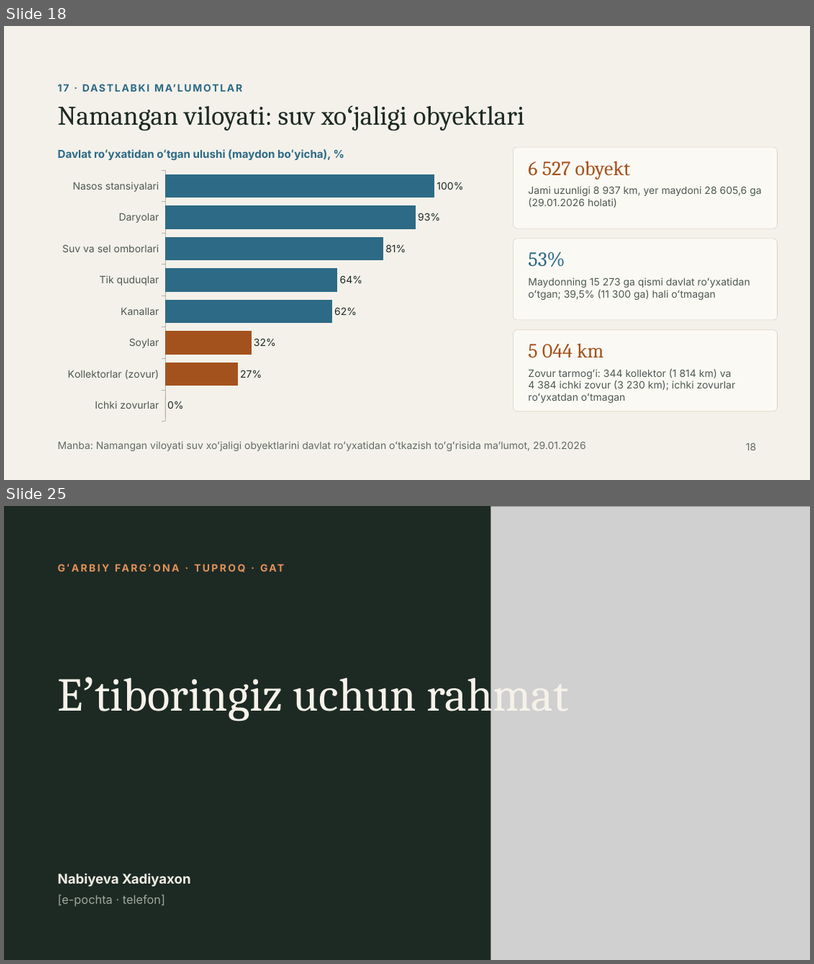
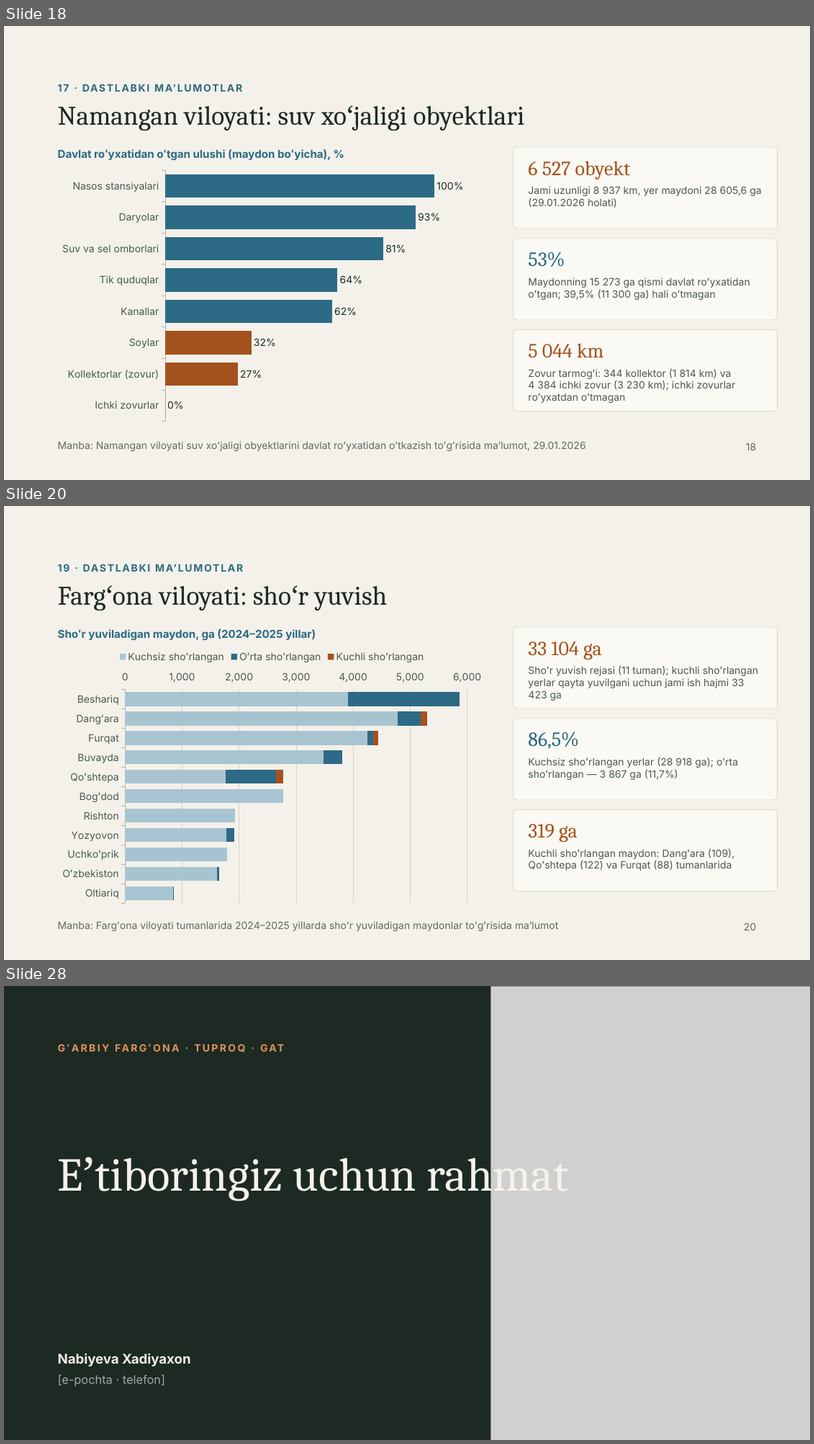
Before and after one commit to Rasuljon007/mirzohid-loyiha, a slide deck: Garbiy_Farg_ona_tuproqlari_GAT_asosida_bashoratlash.pptx. Shown one above the other, each under a label of ours: slides 18 and 25 before the commit, slides 18, 20 and 28 after it; the slides between them are not shown. The pictures are 814x964 and 814x1444 pixels, drawn with LibreOffice and Linux fonts; fonts in the diff are those of the drawing; grey boxes stand for pictures. Boxes give left, top, right and bottom in pixels: in the first picture for what was removed or moved away, otherwise in the second. Text is boxed around its words. In the diff, an @@ line names an element or a change of style, - is before the commit and + after.

```diff
--- a/Garbiy_Farg_ona_tuproqlari_GAT_asosida_bashoratlash.pptx
+++ b/Garbiy_Farg_ona_tuproqlari_GAT_asosida_bashoratlash.pptx
@@ slide 20 added at bbox=[4, 506, 810, 960], background #F4F1EA @@
@@ text added at bbox=[58, 560, 778, 576], 12 pt, text #2C6A85, bold @@
+19 · DASTLABKI MAʼLUMOTLAR
@@ title added at bbox=[160, 586, 387, 610], 32 pt, text #1D2A24 @@
+Fargʻona viloyati: shoʻr yuvish
@@ text added at bbox=[58, 628, 316, 641], 13 pt, text #2C6A85, bold @@
+Shoʻr yuviladigan maydon, ga (2024–2025 yillar)
@@ rounded rectangle added at bbox=[513, 627, 778, 708], fill #FBF9F4, outline #D9D2C3 0.5 pt @@
@@ bar stacked chart added at bbox=[54, 644, 491, 908] @@
+categories: Beshariq, Dangʻara, Furqat, Buvayda, Qoʻshtepa, Bogʻdod, Rishton, Yozyovon, Uchkoʻprik, Oʻzbekiston, Oltiariq
+Kuchsiz shoʻrlangan: 3900, 4800, 4300, 3500, 1800, 2800, 1900, 1800, 1800, 1600, 800
+Oʻrta shoʻrlangan: 1900, 400, 100, 300, 900, 0, 0, 100, 0, 0, 0
+Kuchli shoʻrlangan: 0, 100, 100, 0, 100, 0, 0, 0, 0, 0, 0
@@ text added at bbox=[528, 641, 602, 659], 24 pt, text #A4521D @@
+33 104 ga
@@ text added at bbox=[528, 665, 759, 700], 12 pt, text #4C5852 @@
+Shoʻr yuvish rejasi (11 tuman); kuchli shoʻrlangan yerlar qayta yuvilgani uchun jami ish hajmi 33 423 ga
@@ rounded rectangle added at bbox=[513, 718, 778, 800], fill #FBF9F4, outline #D9D2C3 0.5 pt @@
@@ text added at bbox=[528, 731, 579, 749], 24 pt, text #2C6A85 @@
+86,5%
@@ text added at bbox=[528, 757, 738, 780], 12 pt, text #4C5852 @@
+Kuchsiz shoʻrlangan yerlar (28 918 ga); oʻrta shoʻrlangan — 3 867 ga (11,7%)
@@ rounded rectangle added at bbox=[513, 810, 778, 891], fill #FBF9F4, outline #D9D2C3 0.5 pt @@
@@ text added at bbox=[528, 824, 578, 842], 24 pt, text #A4521D @@
+319 ga
@@ text added at bbox=[528, 848, 735, 870], 12 pt, text #4C5852 @@
+Kuchli shoʻrlangan maydon: Dangʻara (109), Qoʻshtepa (122) va Furqat (88) tumanlarida
@@ text added at bbox=[58, 921, 558, 931], 12 pt, text #5F6B64 @@
+Manba: Fargʻona viloyati tumanlarida 2024–2025 yillarda shoʻr yuviladigan maydonlar toʻgʻrisida maʼlumot
@@ text added at bbox=[744, 923, 756, 930], 12 pt, text #5F6B64 @@
+20
@@ what was slide 25 is now slide 28 @@
```
Also in this commit, not shown: 7 slides changed, 2 other slides added.
